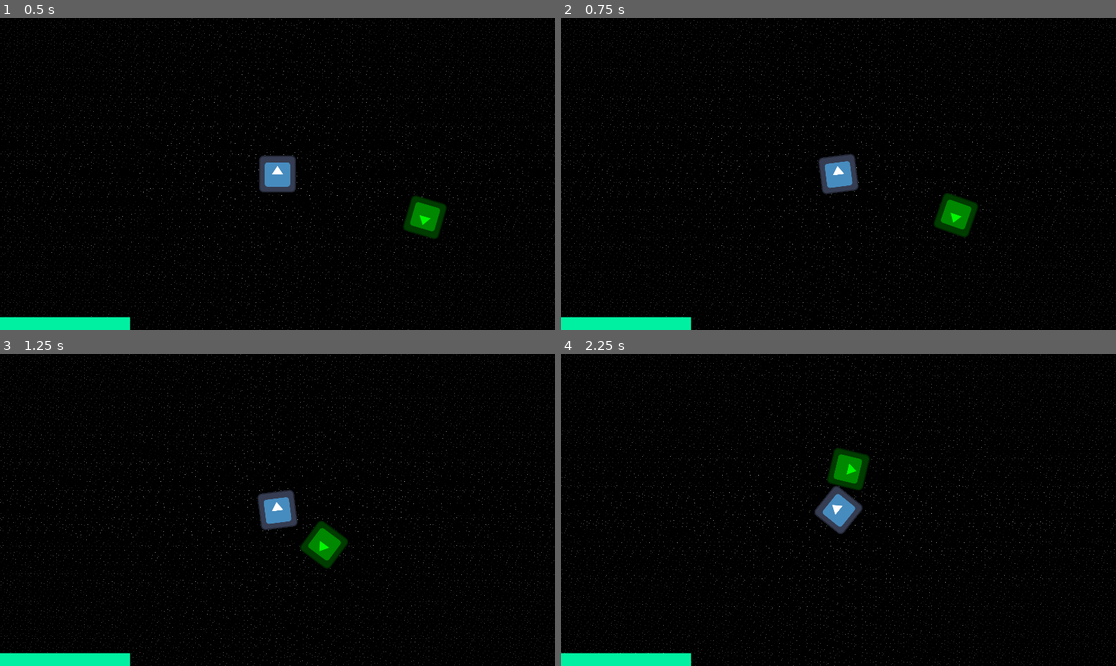
Above: before the commit, frames 1-4 (two rows, left to right).
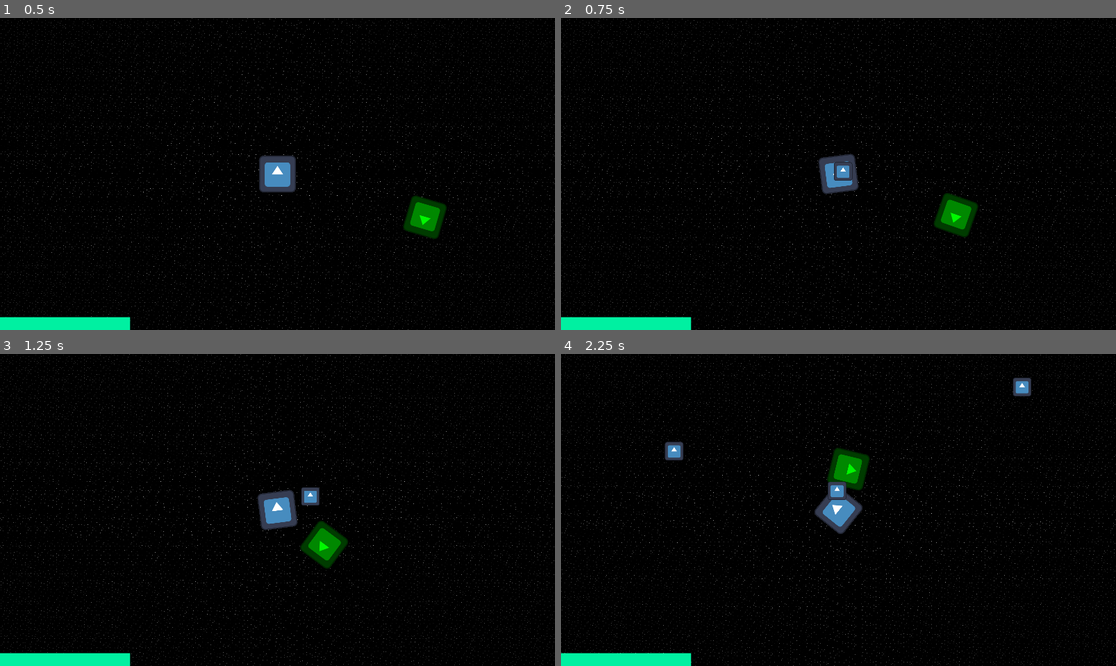
Above: after the commit, the same moments.

Repository: PoloLoveTaco/AstroSurvivor
Game: Godot game, scene res://scenes/test_map.tscn
Two runs of this game, one before a commit and one after it. Both use one fixed random seed, a clock stepped at 60 frames per second and the inputs below. The engine's default icon, where the game draws it, is replaced by a stand-in: a white triangle on a blue panel in a dark square.
Inputs (mouse positions are in pixels of both pictures, inside the frame that each line leads up to):
- Up to frame 1 (0.5 s): no input
- Up to frame 2 (0.75 s): move the mouse to (960, 158) at 0.52 s; hold D (right) from 0.53 s (still down); click (960, 158) at 0.6 s
- Up to frame 3 (1.25 s): keep holding D (right)
- Up to frame 4 (2.25 s): move the mouse to (727, 525) at 1.27 s; release D (right) at 1.28 s; hold S (down) 1.28-2.03 s; click (727, 525) at 1.35 s; move the mouse to (894, 441) at 2.02 s; hold D (right) from 2.03 s (still down); click (894, 441) at 2.1 s

Frame 1 is identical in both runs. In frame 2, 0.1% of the frame differs, in the area x 49-53%, y 46-53%; in frame 3, 0.2%; in frame 4, 0.6%, in the area x 18-85%, y 7-47%.

Commit message:
[ADD] bullet shoot

Diff:
--- /dev/null
+++ b/Scripts/bullet.gd
@@ -0,0 +1,6 @@
+extends CharacterBody2D
+
+@export var speed: float = 600.0
+
+func _physics_process(_delta: float) -> void:
+	move_and_slide()
--- a/Scripts/player.gd
+++ b/Scripts/player.gd
@@ -1,4 +1,6 @@
 extends CharacterBody2D
+
+const BULLET = preload("uid://7vwsap1y2sw5")
 
 @export_category("Current stats")
 @export var health: float = 100
@@ -27,4 +29,7 @@
 	move_and_slide()
 
 func shoot():
-	print("pan pan")
+	var b = BULLET.instantiate()
+	b.global_position = global_position
+	b.velocity = (get_global_mouse_position() - global_position).normalized() * b.speed
+	get_tree().current_scene.add_child(b)
--- a/scenes/bullet.tscn
+++ b/scenes/bullet.tscn
@@ -1,14 +1,18 @@
-[gd_scene load_steps=3 format=3 uid="uid://7vwsap1y2sw5"]
+[gd_scene load_steps=4 format=3 uid="uid://7vwsap1y2sw5"]
 
 [ext_resource type="Texture2D" uid="uid://ca5vysmpmgspt" path="res://icon.svg" id="1_mkf8s"]
+[ext_resource type="Script" uid="uid://c5a88h0q4icmi" path="res://Scripts/bullet.gd" id="1_y25gk"]
 
 [sub_resource type="RectangleShape2D" id="RectangleShape2D_mkf8s"]
-size = Vector2(40, 10)
+size = Vector2(10, 10)
 
-[node name="Bullet" type="Area2D"]
+[node name="Bullet" type="CharacterBody2D"]
+collision_layer = 2
+collision_mask = 2
+script = ExtResource("1_y25gk")
 
 [node name="Sprite2D" type="Sprite2D" parent="."]
-scale = Vector2(0.3125, 0.07812499)
+scale = Vector2(0.5, 0.5)
 texture = ExtResource("1_mkf8s")
 
 [node name="CollisionShape2D" type="CollisionShape2D" parent="."]
Not shown, added: Scripts/bullet.gd.uid
